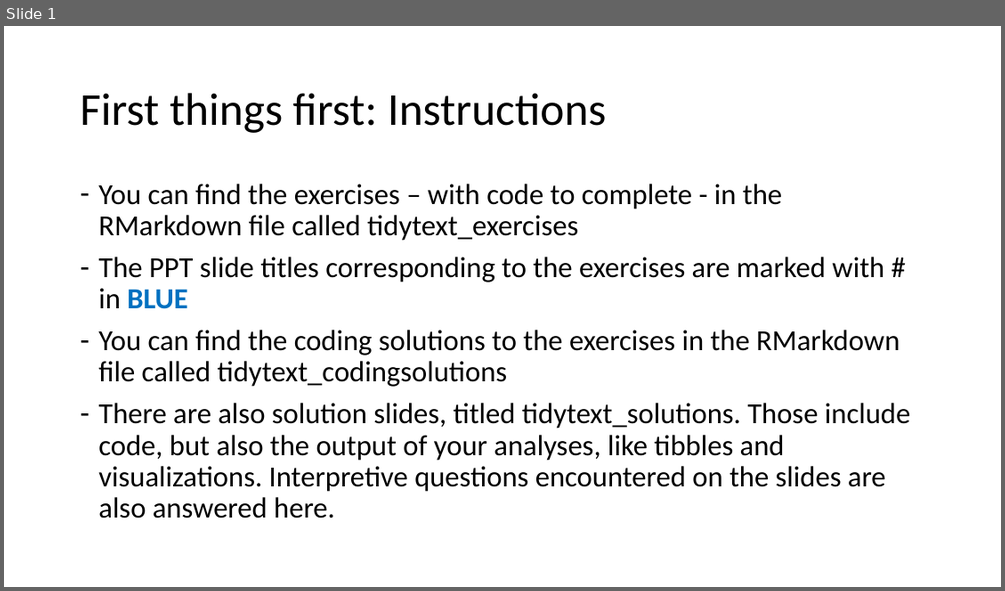
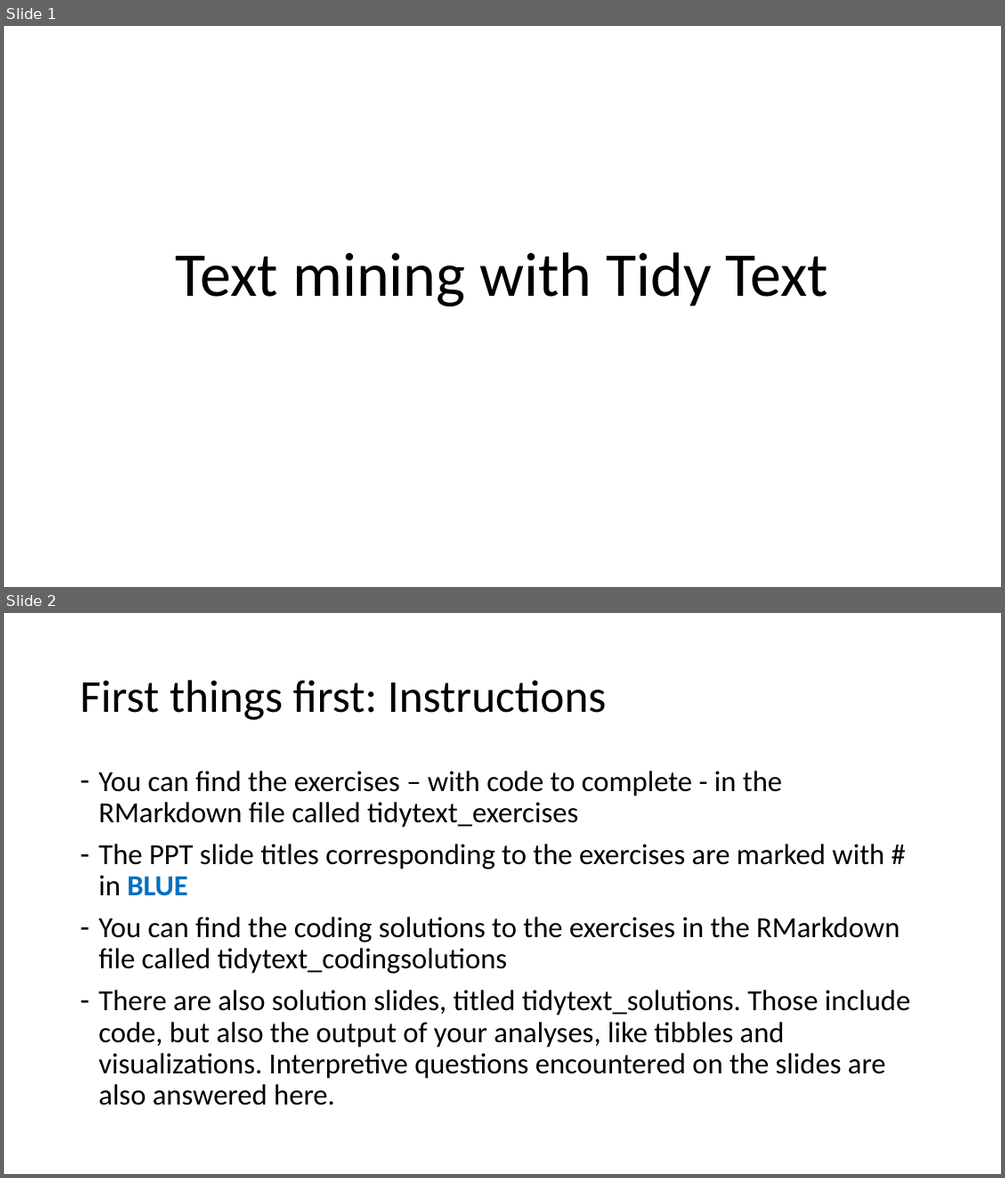
Before and after one commit to UtrechtUniversity/workshop-r-for-humanities, a slide deck: slides/tidytext_slides.pptx. Shown one above the other, each under a label of ours: slide 1 before the commit, slides 1 and 2 after it. The pictures are 1005x591 and 1005x1178 pixels, drawn with LibreOffice and Linux fonts; fonts in the diff are those of the drawing. Boxes give left, top, right and bottom in pixels: in the first picture for what was removed or moved away, otherwise in the second. Text is boxed around its words. In the diff, an @@ line names an element or a change of style, - is before the commit and + after.

```diff
--- a/slides/tidytext_slides.pptx
+++ b/slides/tidytext_slides.pptx
@@ slide 1 added at <box>4,26,1001,587</box>, background #FFFFFF @@
@@ title added at <box>176,252,829,306</box>, 60 pt, text #000000 @@
+Text mining with Tidy Text
@@ what was slide 1 is now slide 2 @@
```
Also in this commit, not shown: 5 slides changed, 38 other files.
